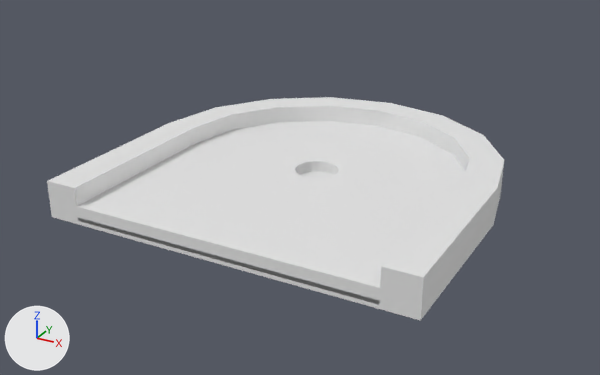
Renders of the Blender file static/block/end/1.blend from each side of a commit.
Before and after are seen from a camera (50 mm lens) standing at (4.89, -9.37, 4.61) and looking at (-0.15, -0.2, 0.02). The lights are fixed; the arrows at lower left show +X, +Y and +Z.

In view in the first picture: 'slab', 'target', 'wall', 'wall.001'.
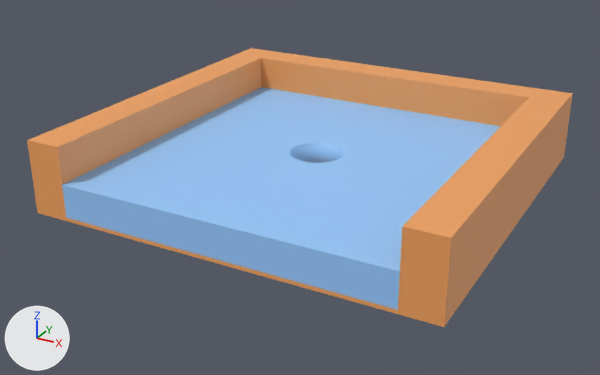
ob_hole is not drawn itself; it is used by a modifier of ob_slab.

Pixel boxes [x1, y1, x2, y2] of what changed, in the pictures (600 x 375 px):
'floor', added (blue)
    after: [62, 87, 501, 310]
'slab', deleted
    before: [77, 121, 465, 305]
'wall.006', added (orange)
    after: [398, 89, 573, 327]
'wall.005', added (orange)
    after: [27, 48, 275, 221]
'wall.008', added (orange)
    after: [261, 52, 538, 126]
'wall.001', hidden
    before: [79, 221, 379, 309]
'target', deleted
    before: [78, 171, 378, 304]
part 1 of me_wall, cut back
    before: [47, 97, 504, 321]
    after: [66, 218, 398, 314]
part 3 of me_hole, added (blue)
    after: [290, 143, 345, 163]
part 4 of me_hole, deleted
    before: [295, 161, 339, 175]

Patch to the scene script:
```diff
--- a/static/block/end/1.blend.py
+++ b/static/block/end/1.blend.py
@@ me_wall @@
-me_wall.from_pydata(...)  # 44 vertices, 42 faces; spans x -2.5..2.5, y -2.5..2.5, z 0.0..0.5
+me_wall.from_pydata(...)  # 8 vertices, 6 faces; spans x -2.5..2.5, y -2.5..2.5, z 0.0..0.05
+# me_wall part 1
+# 42 vertices are removed from x -2.5..2.5, y -2.5..2.5, z 0.0..0.5
+# 42 faces are deleted
+# 6 vertices are added at (-2.5, -2.5, 0.05), (-2.5, 2.5, 0.0), (-2.5, 2.5, 0.05), (2.5, -2.5, 0.05), (2.5, 2.5, 0.0), (2.5, 2.5, 0.05)
+# 6 new faces join them
+me_wall.materials.append(mat_wall)  # orange #f4a460
@@ me_groundslab_001 @@
-me_groundslab_001.from_pydata(...)  # 28 vertices, 16 faces; spans x -2.05..2.05, y -2.5..2.05, z 0.0..0.05
+me_groundslab_001.from_pydata(...)  # 8 vertices, 6 faces; spans x -0.25..0.25, y -0.25..0.25, z 0.0..1.0
+# me_groundslab_001 part 2: the whole mesh is rebuilt
+me_groundslab_001.materials.append(mat_wall)  # orange #f4a460
@@ me_hole @@
-me_hole.from_pydata(...)  # 34 vertices, 48 faces; spans x -0.3..0.3, y -0.3..0.3, z -0.01..0.49
+me_hole.from_pydata(...)  # 64 vertices, 34 faces; spans x -1.0..1.0, y -1.0..1.0, z 0.0..2.0
+# me_hole part 3: 64 vertices added at x -1.0..1.0, y -1.0..1.0, z 0.0..2.0, forming a 32-sided cylinder along z
+# me_hole part 4: 34 vertices removed from x -0.3..0.3, y -0.3..0.3, z -0.01..0.49
@@ ob_target @@
-ob_target = bpy.data.objects.new('target', me_groundslab)
@@ ob_slab @@
-ob_slab = bpy.data.objects.new('slab', me_courseslab)
@@ ob_wall_001 @@
 ob_wall_001 = bpy.data.objects.new('wall.001', me_groundslab_001)
-ob_wall_001.location = (0.0, 0.0, 0.0)
+ob_wall_001.location = (2.5, -2.5, 0.0)
+ob_wall_001.hide_render = True
@@ ob_hole @@
 ob_hole = bpy.data.objects.new('hole', me_hole)
-ob_hole.location = (0.0, 0.0, 0.0)
+ob_hole.location = (0.0, 0.0, 0.025)
+ob_hole.scale = (0.375, 0.375, 0.25)
 ob_hole.visible_camera = False
@@ ob_wall_008 @@
+ob_wall_008 = bpy.data.objects.new('wall.008', me_cube_009)  # a box spanning x -2.25..2.25, y 2.25..2.75, z 0.0..1.0; in mat_wall (orange #f4a460)
+ob_wall_008.location = (0.0, 0.0, 0.0)
@@ ob_wall_006 @@
+ob_wall_006 = bpy.data.objects.new('wall.006', me_cube_007)  # a box spanning x 2.25..2.75, y -2.5..2.75, z 0.0..1.0; in mat_wall (orange #f4a460)
+ob_wall_006.location = (0.0, 0.0, 0.0)
@@ ob_wall_005 @@
+ob_wall_005 = bpy.data.objects.new('wall.005', me_cube_006)  # a box spanning x -2.75..-2.25, y -2.5..2.75, z 0.0..1.0; in mat_wall (orange #f4a460)
+ob_wall_005.location = (0.0, 0.0, 0.0)
@@ ob_floor @@
+ob_floor = bpy.data.objects.new('floor', me_cube_001)  # a box spanning x -2.5..2.5, y -2.5..2.5, z 0.05..0.5; in mat_floor (blue #99ccff); modifiers BOOLEAN
+ob_floor.location = (0.0, 0.0, 0.0)
```
